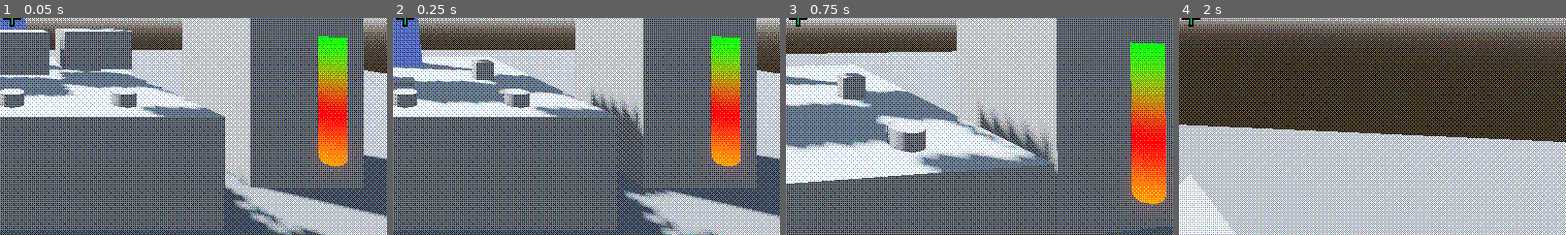
Above: before the commit, frames 1-4 (left to right).
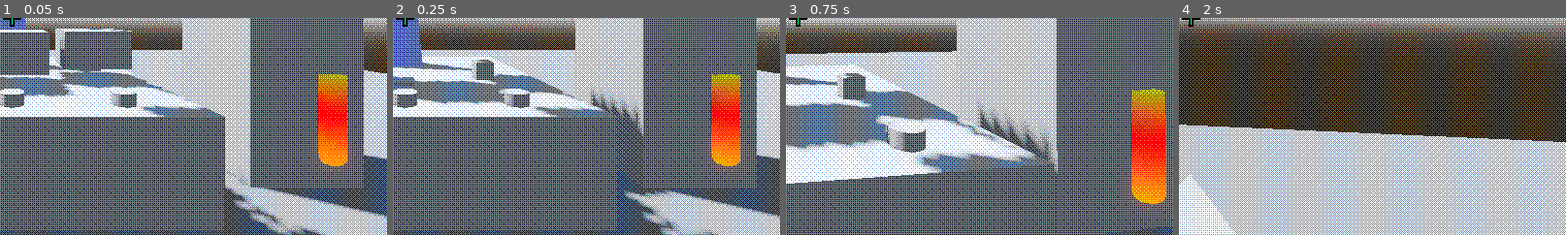
Above: after the commit, the same moments.

Repository: anniesanap/COMP-360-Group-2-Assignment-4
Game: Godot game, scene res://root.tscn
The game is run twice, just before and just after one commit, with the same random seed, the same clock (stepped at 60 frames per second) and the same inputs.
Inputs (mouse positions are % of the whole screen's width and height, from its top left):
- Up to frame 1 (0.05 s): no input
- Up to frame 2 (0.25 s): no input
- Up to frame 3 (0.75 s): move the mouse to (55, 50) at 0.52 s; hold W (move_forward) from 0.53 s (still down); hold E (interact) from 0.53 s (still down)
- Up to frame 4 (2 s): keep holding W (move_forward); tap Space (jump) at 0.77, 1.52 s; move the mouse to (45, 50) at 1.27 s; release E (interact) at 1.28 s; tap E (interact) at 1.35 s
The pictures show only the part of the screen within x 48-98%, y 50-100%; the shares and areas given below are measured in that part.

The runs differ from the first frame. In frame 1, 1.3% of the frame differs, in the area x 82-90%, y 8-27%; in frame 2, 1.3%; in frame 3, 1.9%, in the area x 88-98%, y 11-35%; in frame 4, nothing differs.

Commit message:
Add top to life meter

Diff:
--- /dev/null
+++ b/life_bar_cap.gdshader
@@ -0,0 +1,14 @@
+shader_type spatial;
+
+void vertex() {
+	COLOR.r = mix(0.0, 1.0, 0.33 - VERTEX.y);
+	COLOR.g = mix(0.0, 1.0, 0.33 + VERTEX.y);
+	COLOR.b = 0.0;
+	VERTEX.y -= abs(sin(TIME - (VERTEX.z * 5.0))) * 0.01;
+	UV = VERTEX.xz;
+}
+
+void fragment() {
+	ALBEDO = EMISSION = COLOR.rgb * 1.5;
+	ALPHA = sqrt(pow(UV.y, 2.0) + pow(UV.x, 2.0)) < 0.1 ? 1.0 : 0.0;
+}
--- a/root.tscn
+++ b/root.tscn
@@ -12,6 +12,7 @@
 [ext_resource type="Texture2D" uid="uid://dlfqishbq34t6" path="res://64x64_dither.png" id="8_x6vmd"]
 [ext_resource type="Shader" path="res://life_bar.gdshader" id="9_eekud"]
 [ext_resource type="Script" path="res://screen_dither.gd" id="9_w574o"]
+[ext_resource type="Shader" path="res://life_bar_cap.gdshader" id="10_hdd4k"]
 [ext_resource type="FontFile" uid="uid://b7gbqdiap2spu" path="res://Assignment4-Regular.otf" id="11_cq1h0"]
 [ext_resource type="Script" path="res://corner_text.gd" id="12_qm80r"]
 
@@ -579,14 +580,24 @@
 [sub_resource type="ShaderMaterial" id="ShaderMaterial_3turx"]
 render_priority = 0
 shader = ExtResource("9_eekud")
-shader_parameter/lives = 2.0
-shader_parameter/max_lives = 3
-shader_parameter/y_bounds = Vector2(-1, 1)
+shader_parameter/lives = 1.0
+shader_parameter/max_lives = 2
+shader_parameter/y_bounds = Vector2(-0.8, 0.8)
 
 [sub_resource type="CapsuleMesh" id="CapsuleMesh_rnkr7"]
 material = SubResource("ShaderMaterial_3turx")
 radius = 0.1
 height = 1.6
+
+[sub_resource type="ShaderMaterial" id="ShaderMaterial_qjhjp"]
+render_priority = 0
+shader = ExtResource("10_hdd4k")
+
+[sub_resource type="CylinderMesh" id="CylinderMesh_15bcb"]
+material = SubResource("ShaderMaterial_qjhjp")
+top_radius = 0.1
+bottom_radius = 0.1
+height = 0.001
 
 [sub_resource type="ShaderMaterial" id="ShaderMaterial_vr53m"]
 shader = ExtResource("7_x1o7q")
@@ -838,6 +849,9 @@
 transform = Transform3D(1, 0, 0, 0, 1, 0, 0, 0, 1, -0.5, 0, 0.2)
 mesh = SubResource("CapsuleMesh_rnkr7")
 
+[node name="lifeMeterCap" type="MeshInstance3D" parent="livesCounter/lifeMeter"]
+mesh = SubResource("CylinderMesh_15bcb")
+
 [node name="screenDither" type="ColorRect" parent="."]
 material = SubResource("ShaderMaterial_vr53m")
 anchors_preset = 15
Not shown: 1 places in root.tscn that only renumber resources
